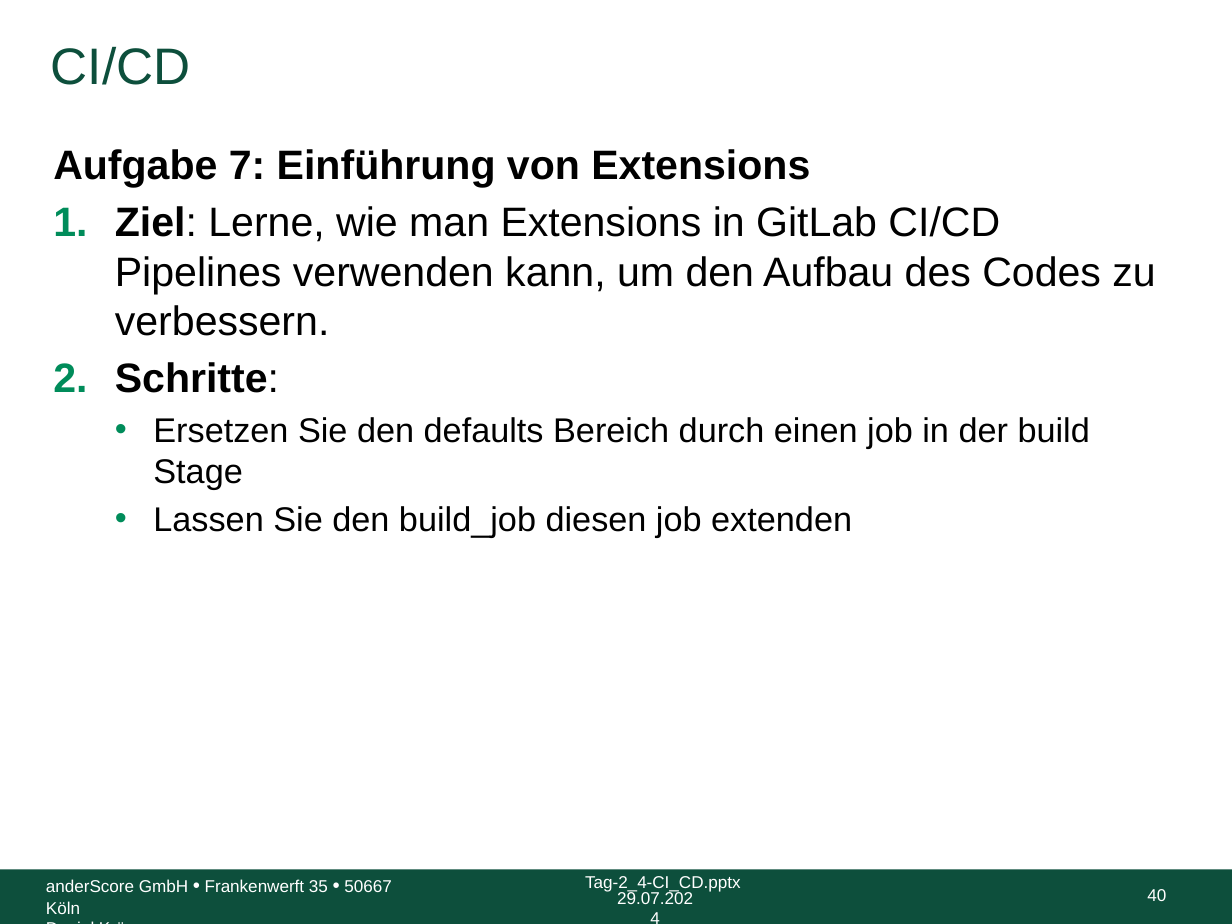
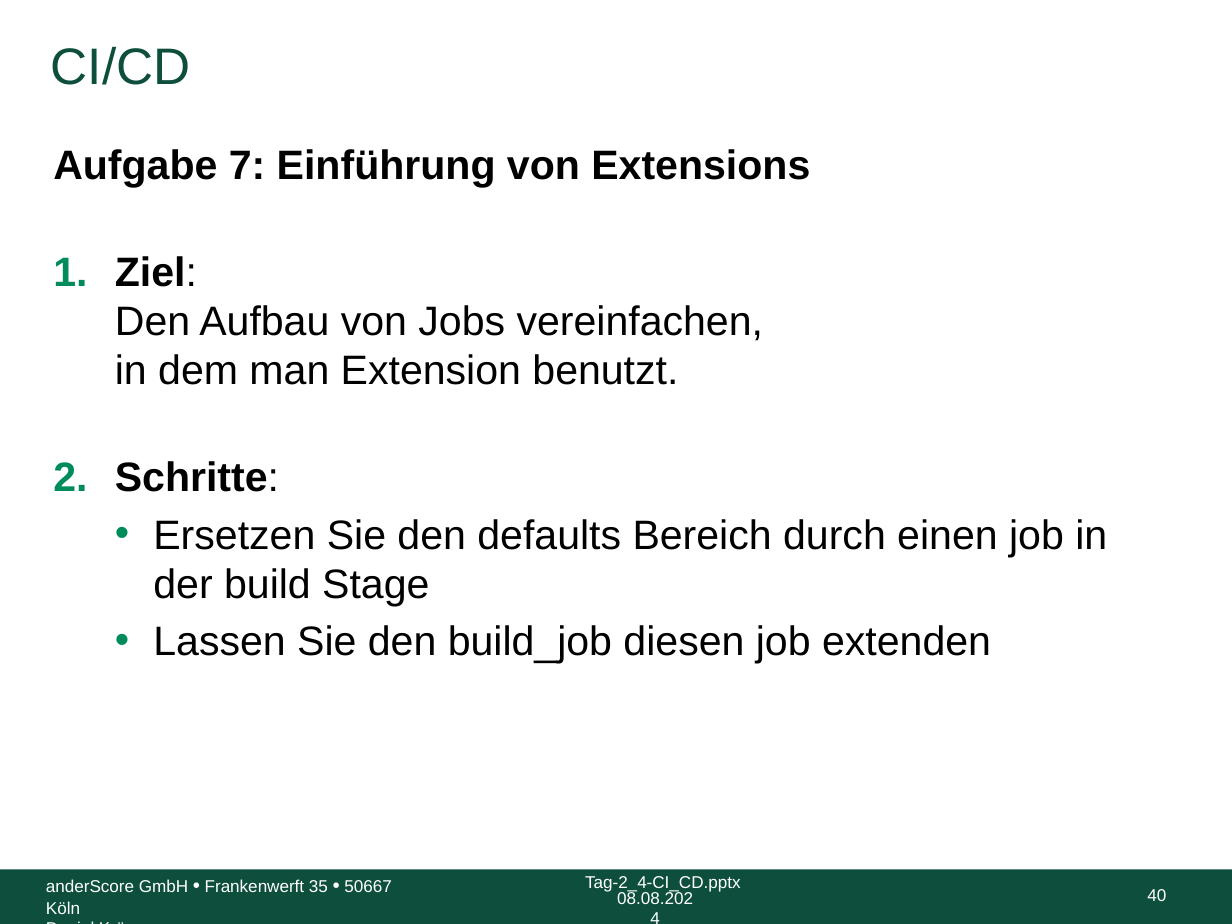
Before and after one commit to anderscore-gmbh/gitlab, a slide deck: slide 40 of slides/Tag-2_4-CI_CD.pptx. Drawn at 1232x924 pixels with LibreOffice and Linux fonts; fonts in the diff are those of the drawing; background and template pictures are left out. Boxes give left, top, right and bottom in pixels: in the first picture for what was removed or moved away, otherwise in the second. Text is boxed around its words. In the diff, an @@ line names an element or a change of style, - is before the commit and + after.

```diff
--- a/slides/Tag-2_4-CI_CD.pptx
+++ b/slides/Tag-2_4-CI_CD.pptx
@@ text at [115,256,764,385]: text changed @@
-1. Ziel: Lerne, wie man Extensions in GitLab CI/CD Pipelines verwenden kann, um den Aufbau des Codes zu verbessern.
+1. Ziel:
+   Den Aufbau von Jobs vereinfachen,
+   in dem man Extension benutzt.
@@ text at [153,519,1107,664]: size 20 to 24 pt in "Ersetzen Sie den defaults Bereich durch einen ...", "Lassen Sie den build_job diesen job extenden" @@
@@ text at [617,890,693,904]: text changed @@
-29.07.2024
+08.08.2024
```
Also in this commit, not shown: 46 other slides changed.
